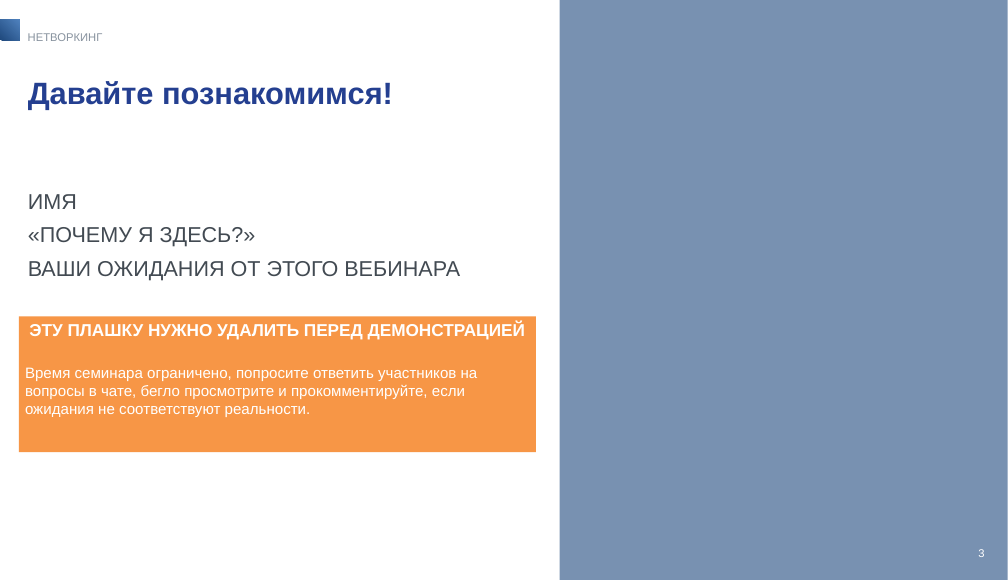
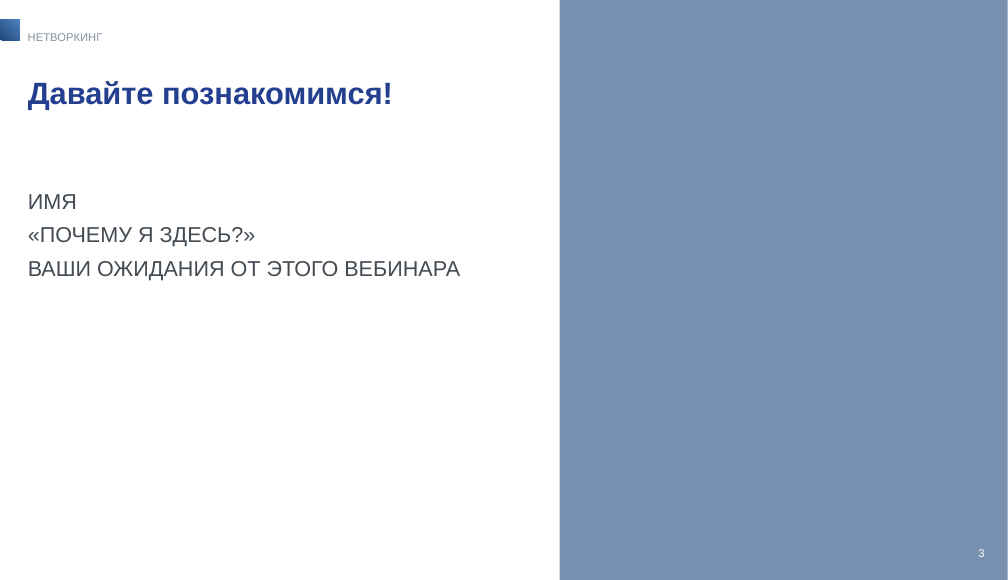
Before and after one commit to kchvilyov/qrk_001_quarkus, a slide deck: slide 3 of Почему Java-разработчику следует брать на вооружение Quarkus Презентация_семинар_IBS.pptx. Drawn at 1008x580 pixels with LibreOffice and Linux fonts; fonts in the diff are those of the drawing; background and template pictures are left out. Boxes give left, top, right and bottom in pixels: in the first picture for what was removed or moved away, otherwise in the second. Text is boxed around its words. In the diff, an @@ line names an element or a change of style, - is before the commit and + after.

```diff
--- a/Почему Java-разработчику следует брать на вооружение Quarkus Презентация_семинар_IBS.pptx
+++ b/Почему Java-разработчику следует брать на вооружение Quarkus Презентация_семинар_IBS.pptx
@@ rectangle removed at <box>19,317,535,452</box> @@
-ЭТУ ПЛАШКУ НУЖНО УДАЛИТЬ ПЕРЕД ДЕМОНСТРАЦИЕЙ
-Время семинара ограничено, попросите ответить участников на вопросы в чате, бегло просмотрите и прокомментируйте, если ожидания не соответствуют реальности.
```
Also in this commit, not shown: 5 other slides changed, 2 slides added, 2 slides removed.
